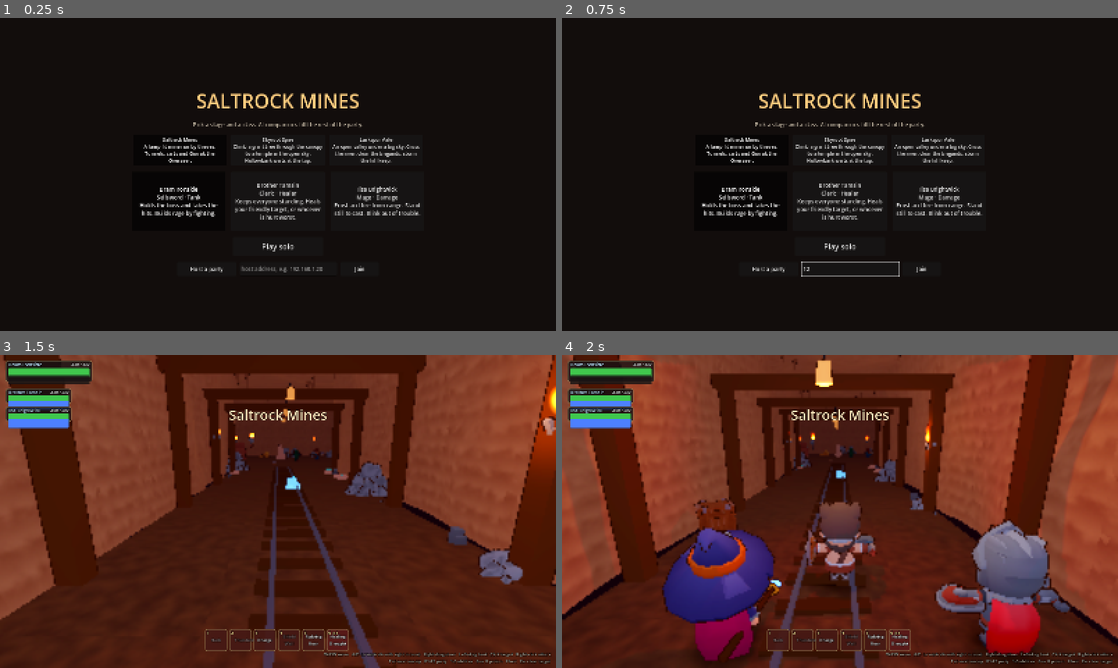
Above: before the commit, frames 1-4 (two rows, left to right).
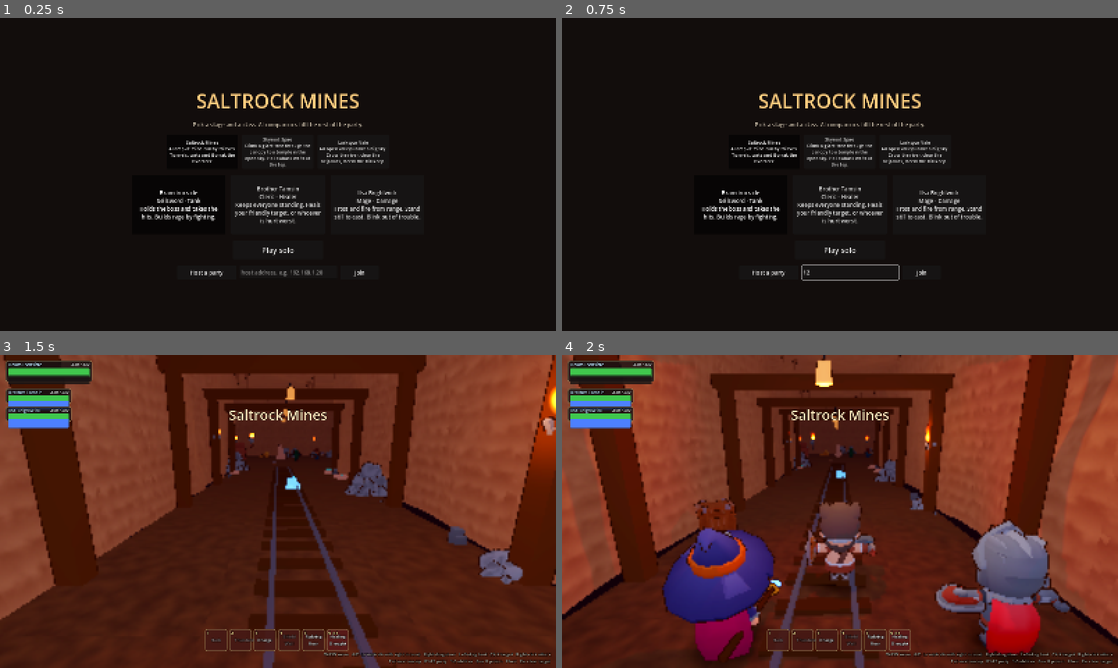
Above: after the commit, the same moments.

Repository: sthi-1005/testgame
Game: Godot game, scene res://main.tscn
Same seed, same stepped clock (60 frames per second), same inputs: the game is played once before the commit and once after it.
Inputs (mouse positions are in pixels of both pictures, inside the frame that each line leads up to):
- Up to frame 1 (0.25 s): no input
- Up to frame 2 (0.75 s): click (851, 268) at 0.52 s; type "12" at 0.6 s
- Up to frame 3 (1.5 s): click "Play solo" at 1.25 s
- Up to frame 4 (2 s): no input

The runs differ from the first frame. In frame 1, 4.6% of the frame differs, in the area x 25-76%, y 38-83%; in frame 2, 4.7%, in the area x 25-76%, y 38-84%; in frame 3, nothing differs; in frame 4, nothing differs.

Commit message:
Title screen: narrower stage buttons so four fit across
Co-Authored-By: Claude Opus 5.5 (1M context) <noreply@anthropic.com>
Claude-Session: https://claude.ai/code/session_01Mu46i1cNhgdg5kWUsfXYv9

Diff:
--- a/scripts/main.gd
+++ b/scripts/main.gd
@@ -69,10 +69,10 @@
 		var sb := Button.new()
 		sb.toggle_mode = true
 		sb.button_group = sgroup
-		sb.custom_minimum_size = Vector2(270, 84)
+		sb.custom_minimum_size = Vector2(205, 96) # four fit across the menu
 		sb.text = "%s\n%s" % [st.name, st.blurb]
 		sb.autowrap_mode = TextServer.AUTOWRAP_WORD
-		sb.add_theme_font_size_override("font_size", 14)
+		sb.add_theme_font_size_override("font_size", 13)
 		sb.button_pressed = st.id == stage
 		var sid: String = st.id
 		sb.pressed.connect(func(): stage = sid)
